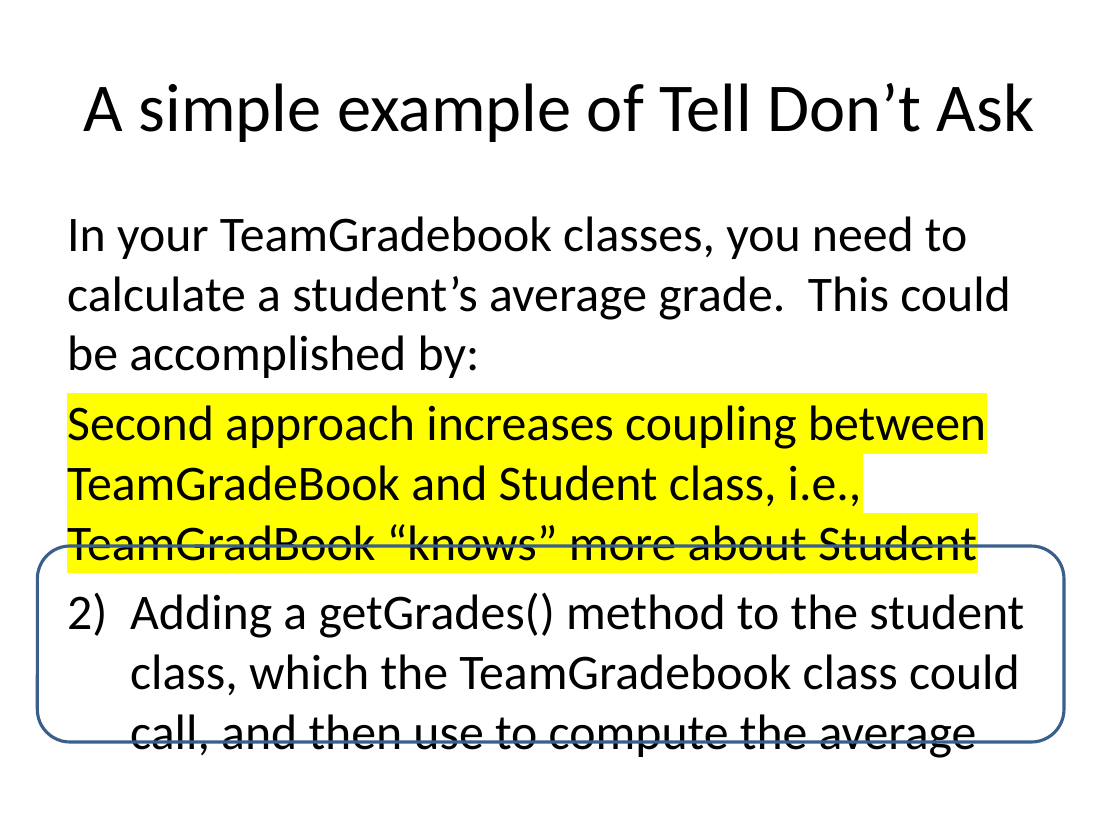
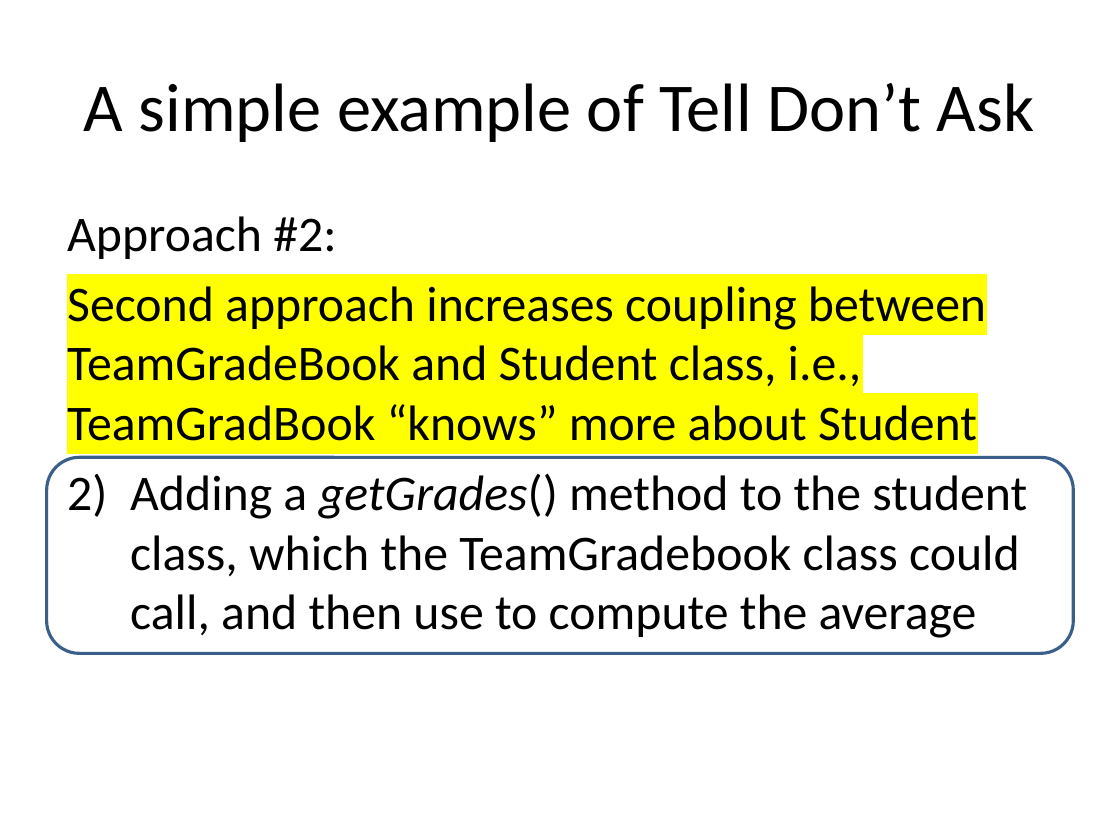
Before and after one commit to RHIT-CSSE/csse220, a slide deck: slide 15 of ClassMaterials/CohesionAndCoupling/Slides/Cohesion_And_Coupling.pptx (slide 14 before the commit). Drawn at 1120x840 pixels with LibreOffice and Linux fonts; fonts in the diff are those of the drawing. Boxes give left, top, right and bottom in pixels: in the first picture for what was removed or moved away, otherwise in the second. Text is boxed around its words. In the diff, an @@ line names an element or a change of style, - is before the commit and + after.

```diff
--- a/ClassMaterials/CohesionAndCoupling/Slides/Cohesion_And_Coupling.pptx
+++ b/ClassMaterials/CohesionAndCoupling/Slides/Cohesion_And_Coupling.pptx
@@ text at bbox=[67, 216, 336, 259]: text changed @@
-In your TeamGradebook classes, you need to calculate a student’s average grade. This could be accomplished by:
+Approach #2:
@@ rounded rectangle: place and size @@
-rounded rectangle at bbox=[37, 547, 1064, 743]
+rounded rectangle at bbox=[47, 457, 1074, 653]
@@ text at bbox=[130, 473, 1027, 638]: italic on in "getGrades()" @@
```
Also in this commit, not shown: 9 other slides changed, 1 slide added.
